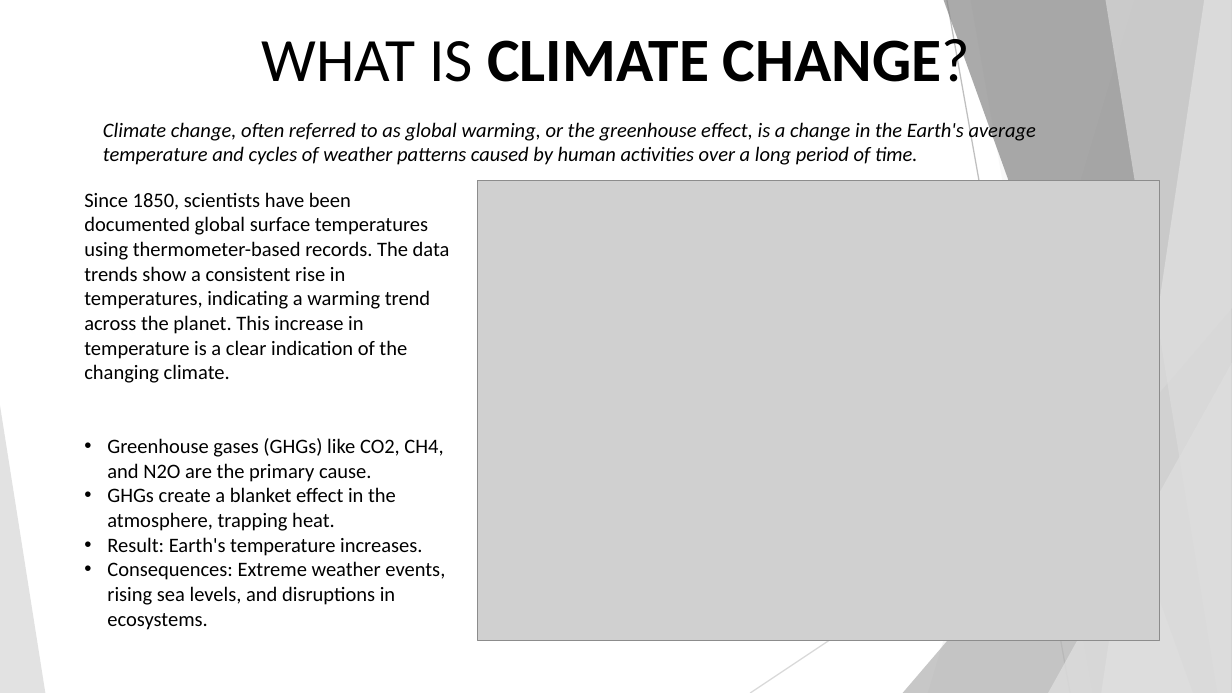
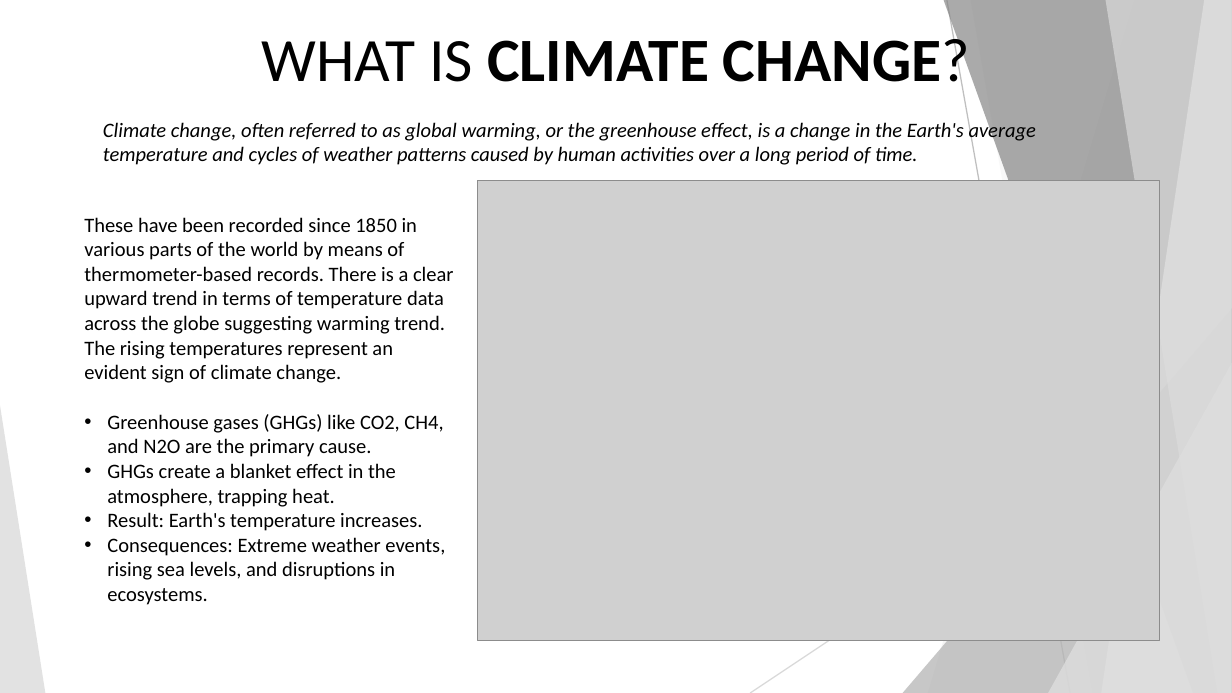
Before and after one commit to duymai85/CECS450-project, a slide deck: slide 2 of 450 Final Presentation.pptx. Drawn at 1232x693 pixels with LibreOffice and Linux fonts; fonts in the diff are those of the drawing; grey boxes stand for pictures. Boxes give left, top, right and bottom in pixels: in the first picture for what was removed or moved away, otherwise in the second. Text is boxed around its words. In the diff, an @@ line names an element or a change of style, - is before the commit and + after.

```diff
--- a/450 Final Presentation.pptx
+++ b/450 Final Presentation.pptx
@@ text "These have been recorded since ...": place and size @@
-text "These have been recorded since ..." at [84,192,450,630]
+text "These have been recorded since ..." at [84,217,454,605]
@@ text at [84,217,454,383]: text changed @@
-Since 1850, scientists have been documented global surface temperatures using thermometer-based records. The data trends show a consistent rise in temperatures, indicating a warming trend across the planet. This increase in temperature is a clear indication of the changing climate.
+These have been recorded since 1850 in various parts of the world by means of thermometer-based records. There is a clear upward trend in terms of temperature data across the globe suggesting warming trend. The rising temperatures represent an evident sign of climate change.
```
Also in this commit, not shown: 5 other slides changed, 4 slides added, 2 other files.
